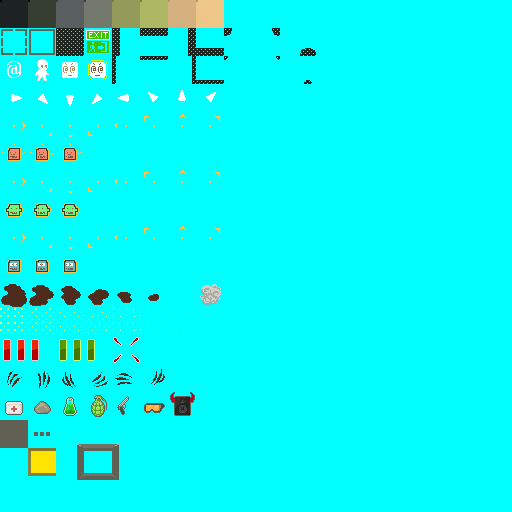
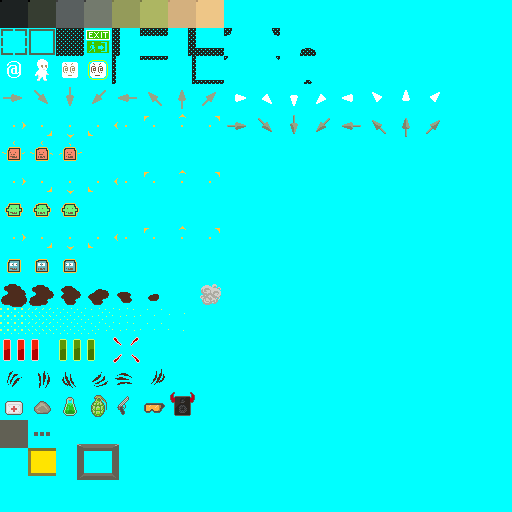
Before/after of a 512 x 512 layered artwork. What changed in the layer stack:
painted on "main tiles" over [3, 87, 440, 137]
